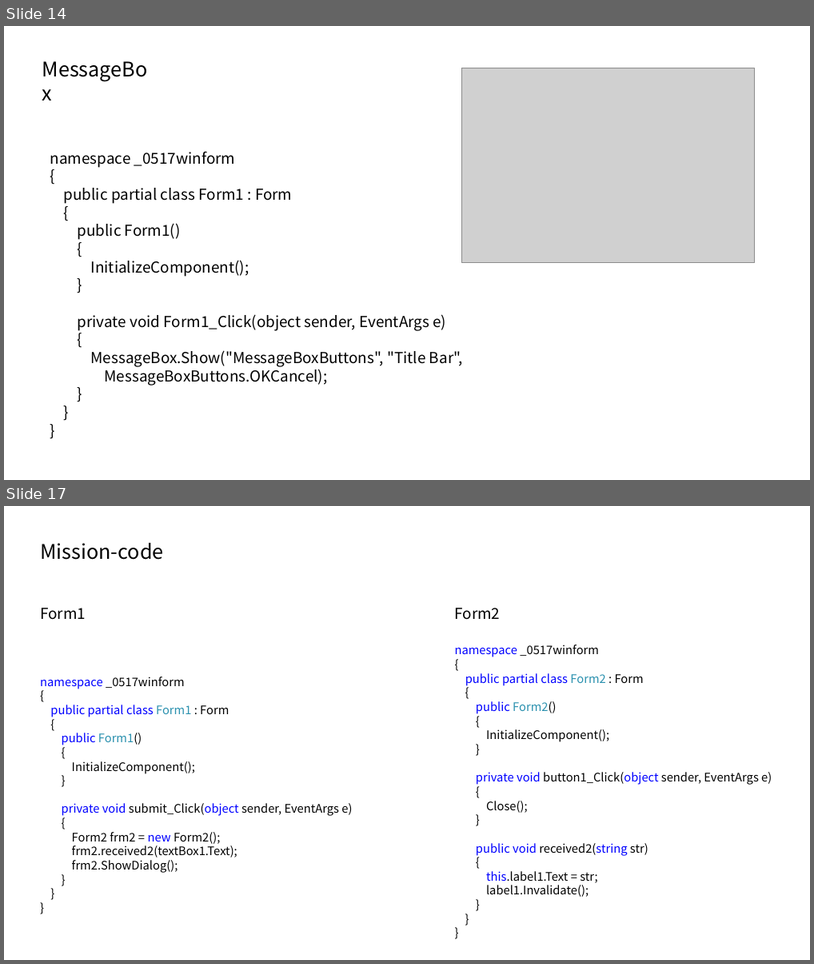
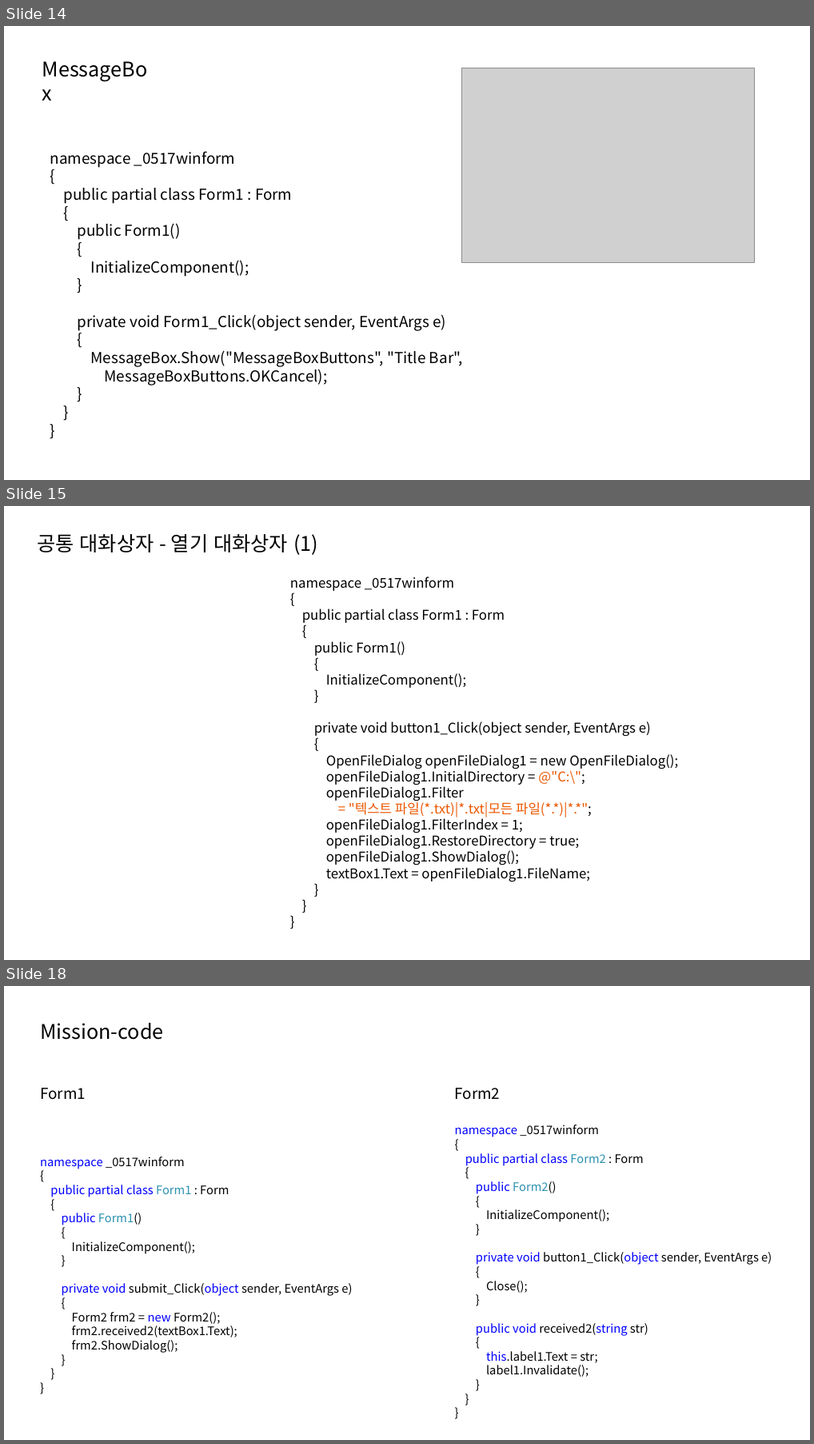
Before and after one commit to ks2019875071/CSharp, a slide deck: 0517/20210517_객체지향_winform.pptx. Shown one above the other, each under a label of ours: slides 14 and 17 before the commit, slides 14, 15 and 18 after it; the slides between them are not shown. The pictures are 814x964 and 814x1444 pixels, drawn with LibreOffice and Linux fonts; fonts in the diff are those of the drawing; grey boxes stand for pictures. Boxes give left, top, right and bottom in pixels: in the first picture for what was removed or moved away, otherwise in the second. Text is boxed around its words. In the diff, an @@ line names an element or a change of style, - is before the commit and + after.

```diff
--- a/0517/20210517_객체지향_winform.pptx
+++ b/0517/20210517_객체지향_winform.pptx
@@ slide 15 added at [4, 506, 810, 960], background #FFFFFF @@
@@ text added at [37, 534, 318, 555], 24 pt, text #000000 @@
+공통 대화상자 - 열기 대화상자 (1)
@@ text added at [290, 576, 678, 882], 16 pt, text #000000 @@
+namespace _0517winform
+{
+public partial class Form1 : Form
+{
+public Form1()
+{
+InitializeComponent();
+}
+private void button1_Click(object sender, EventArgs e)
+{
+OpenFileDialog openFileDialog1 = new OpenFileDialog();
+openFileDialog1.InitialDirectory = @"C:\";
+openFileDialog1.Filter
+= "텍스트 파일(*.txt)|*.txt|모든 파일(*.*)|*.*";
+openFileDialog1.FilterIndex = 1;
+openFileDialog1.RestoreDirectory = true;
+openFileDialog1.ShowDialog();
+textBox1.Text = openFileDialog1.FileName;
+}
+}
+}
@@ what was slide 17 is now slide 18 @@
```
Also in this commit, not shown: 2 other slides added, 2 slides removed.
